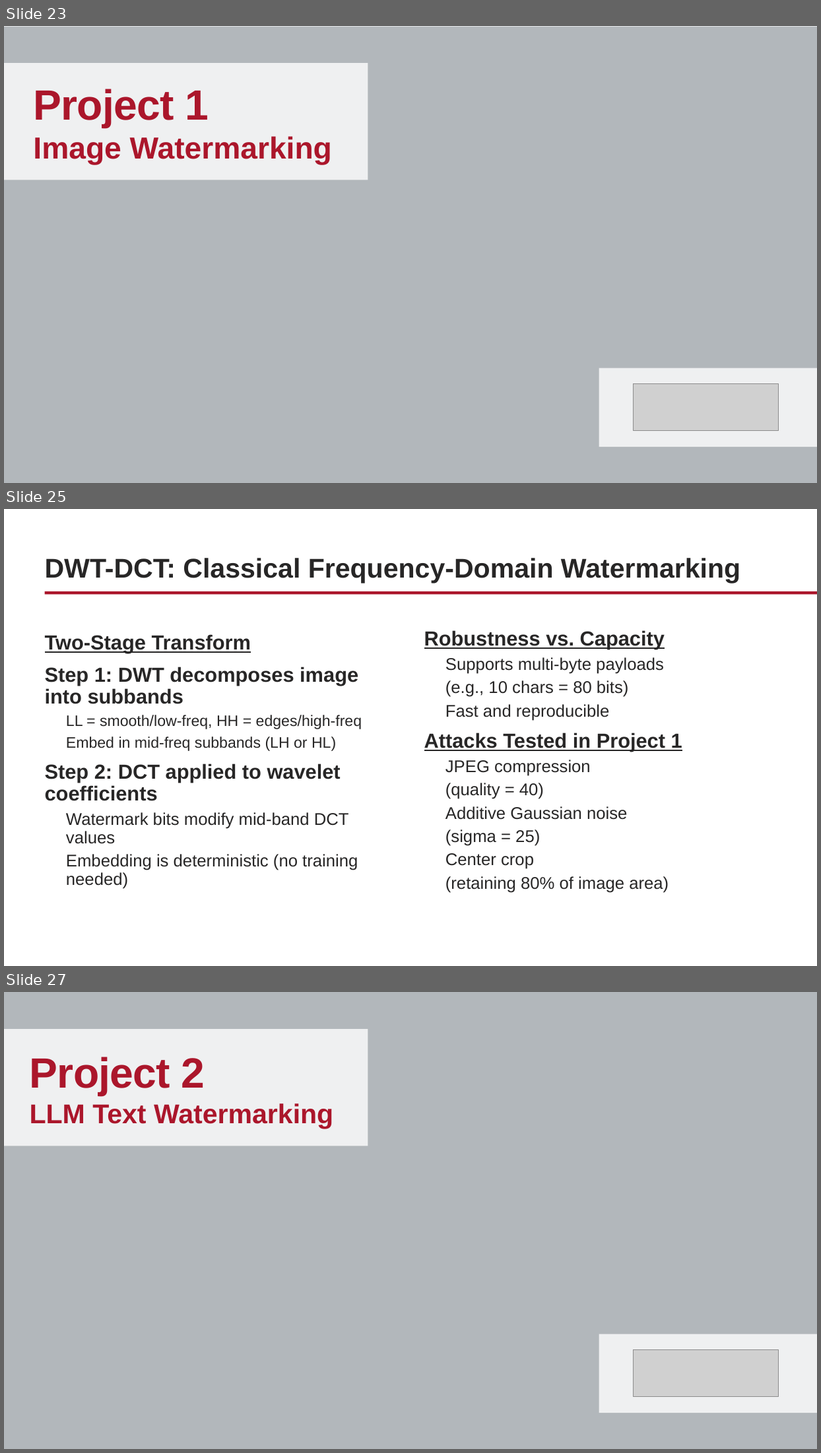
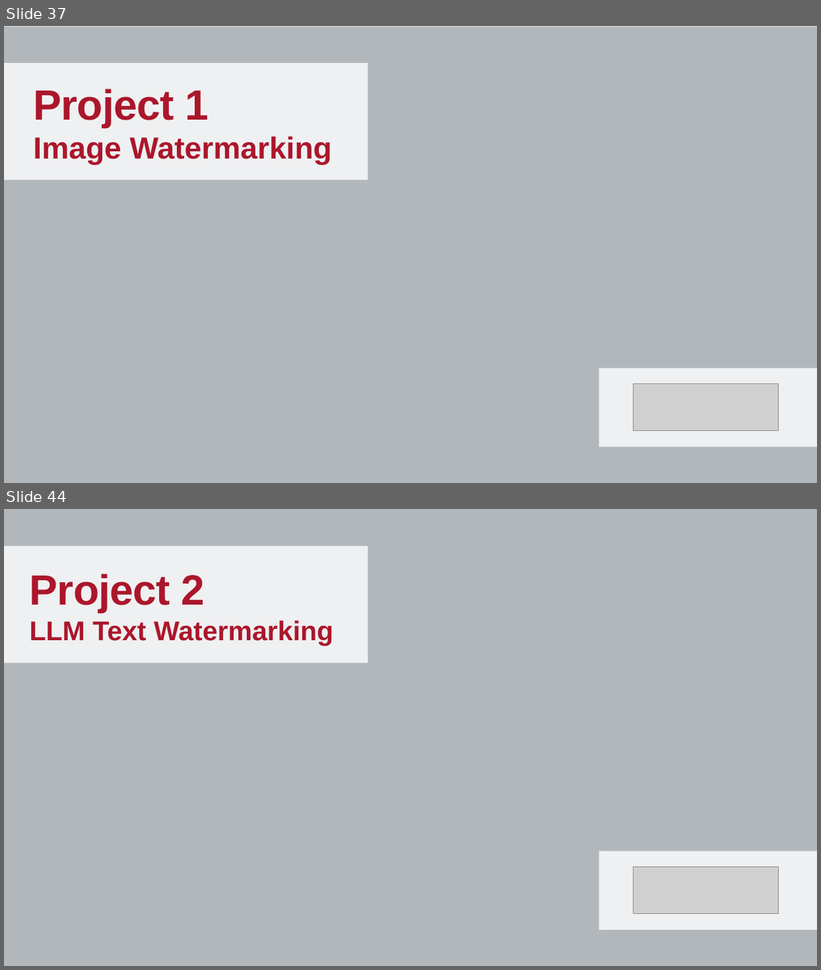
Before and after one commit to WPI-LIONS-Group/NAIRR-Workshops, a slide deck: 2.2/2.2 NAIRR Workshop.pptx. Shown one above the other, each under a label of ours: slides 23, 25 and 27 before the commit, slides 37 and 44 after it; the slides between them are not shown. The pictures are 821x1453 and 821x970 pixels, drawn with LibreOffice and Linux fonts; fonts in the diff are those of the drawing; grey boxes stand for pictures; background and template pictures are left out. Boxes give left, top, right and bottom in pixels: in the first picture for what was removed or moved away, otherwise in the second. Text is boxed around its words. In the diff, an @@ line names an element or a change of style, - is before the commit and + after.

```diff
--- a/2.2/2.2 NAIRR Workshop.pptx
+++ b/2.2/2.2 NAIRR Workshop.pptx
@@ slide 25 removed at [4, 509, 817, 966], background #FFFFFF; not listed: 1 template element that a slide beside it also shows @@
@@ title removed at [45, 558, 741, 584] @@
-DWT-DCT: Classical Frequency-Domain Watermarking
@@ text removed at [45, 634, 362, 889] @@
-Two-Stage Transform
-Step 1: DWT decomposes image into subbands
-  LL = smooth/low-freq, HH = edges/high-freq
-  Embed in mid-freq subbands (LH or HL)
-Step 2: DCT applied to wavelet coefficients
-  Watermark bits modify mid-band DCT values
-  Embedding is deterministic (no training needed)
@@ text removed at [424, 630, 682, 893] @@
-Robustness vs. Capacity
-  Supports multi-byte payloads
-  (e.g., 10 chars = 80 bits)
-  Fast and reproducible
-Attacks Tested in Project 1
-  JPEG compression
-  (quality = 40)
-  Additive Gaussian noise
-  (sigma = 25)
-  Center crop
-  (retaining 80% of image area)
@@ what was slide 23 is now slide 37 @@
@@ what was slide 27 is now slide 44 @@
```
Also in this commit, not shown: 8 slides changed, 34 slides added, 8 other slides removed, 2 other files.
